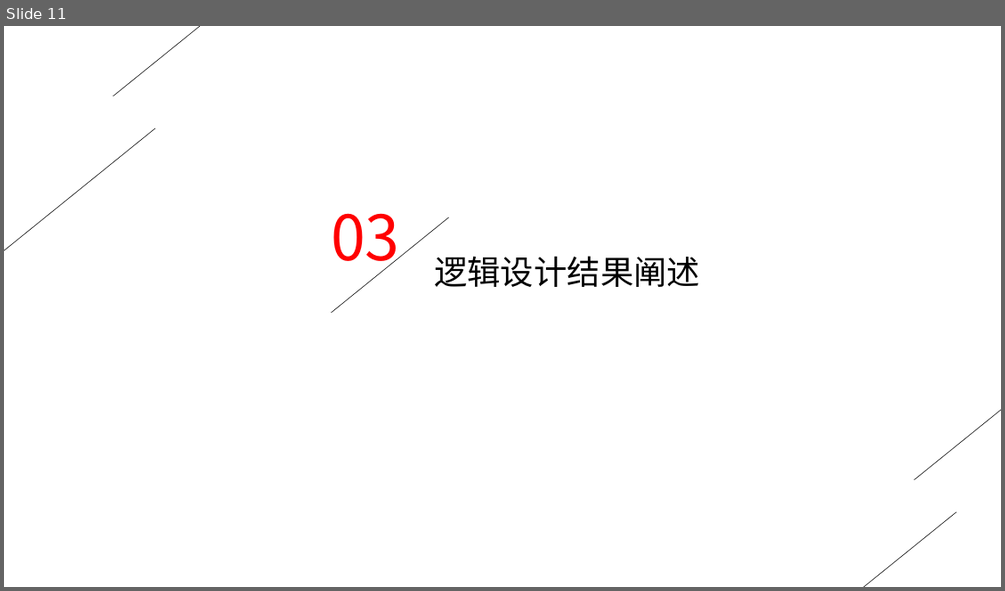
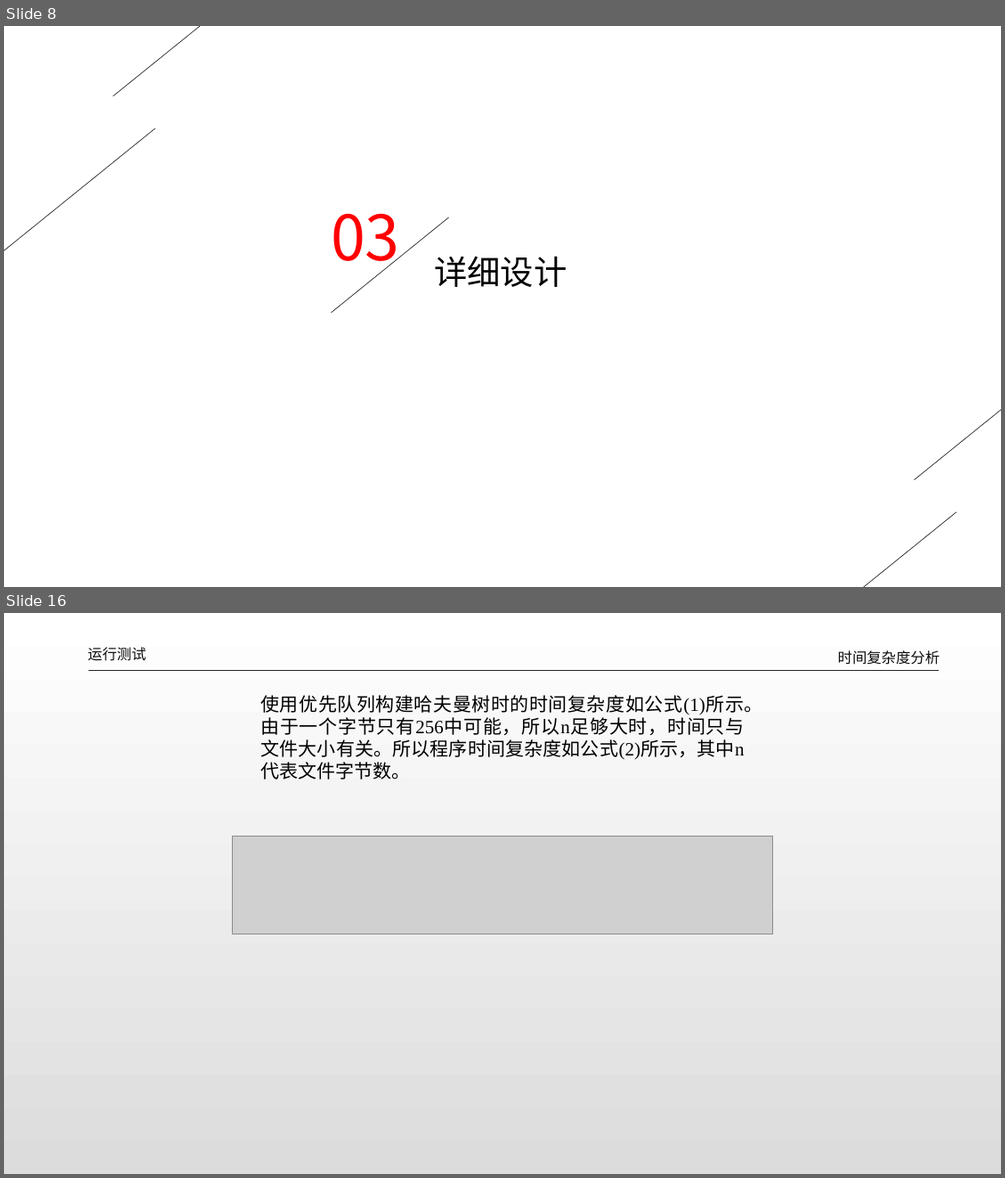
Before and after one commit to dlct-wzx/data-structure-practice, a slide deck: 答辩ppt.pptx. Shown one above the other, each under a label of ours: slide 11 before the commit, slides 8 and 16 after it; the slides between them are not shown. The pictures are 1005x591 and 1005x1178 pixels, drawn with LibreOffice and Linux fonts; fonts in the diff are those of the drawing; grey boxes stand for pictures. Boxes give left, top, right and bottom in pixels: in the first picture for what was removed or moved away, otherwise in the second. Text is boxed around its words. In the diff, an @@ line names an element or a change of style, - is before the commit and + after.

```diff
--- a/答辩ppt.pptx
+++ b/答辩ppt.pptx
@@ slide 16 added at <box>4,613,1001,1174</box>, background gradient #FFFFFF to #DCDCDC @@
@@ text added at <box>88,647,146,661</box>, 14 pt, text #0D0D0D @@
+运行测试
@@ text added at <box>838,650,939,665</box>, 14 pt, text #0D0D0D @@
+时间复杂度分析
@@ line added from (89, 670) to (938, 670), #262626 0.5 pt @@
@@ text added at <box>260,695,762,779</box>, 18 pt, text #000000 @@
+使用优先队列构建哈夫曼树时的时间复杂度如公式(1)所示。由于一个字节只有256中可能，所以n足够大时，时间只与文件大小有关。所以程序时间复杂度如公式(2)所示，其中n代表文件字节数。
@@ picture added at <box>233,835,773,933</box> @@
@@ what was slide 11 is now slide 8 @@
@@ slide 8 changed as well @@
@@ text at <box>434,256,566,287</box>: text changed @@
-逻辑设计结果阐述
+详细设计
```
Also in this commit, not shown: 6 other slides changed, 11 other slides added, 19 slides removed, 8 other files.
